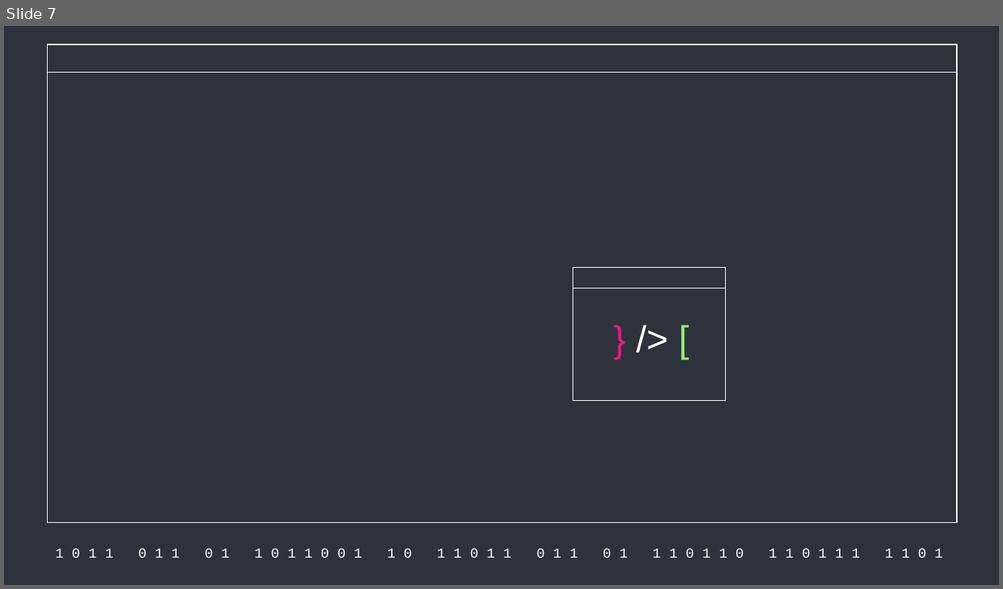
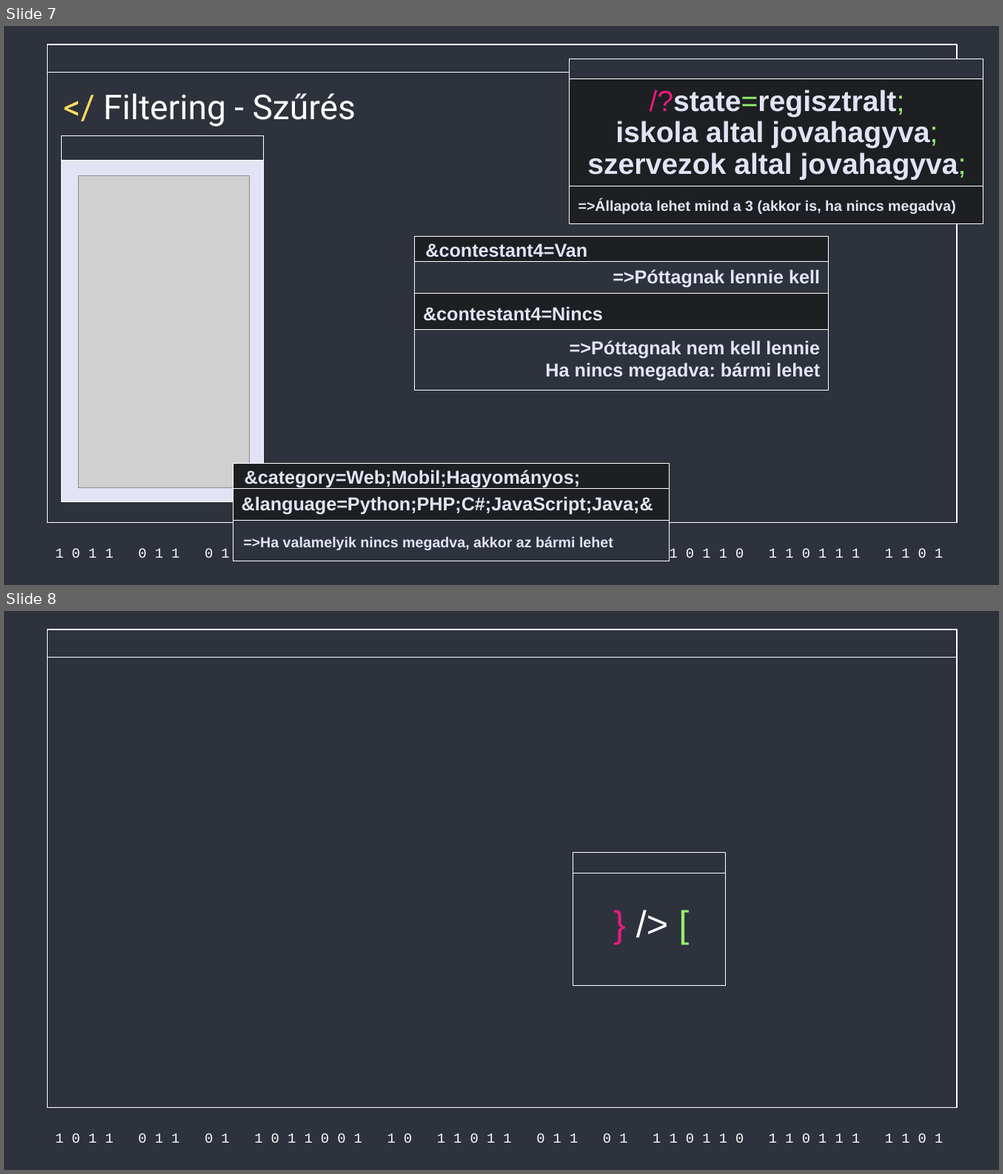
Before and after one commit to Acsilaa/dusza2024-25, a slide deck: Hell yeah ppt.pptx. Shown one above the other, each under a label of ours: slide 7 before the commit, slides 7 and 8 after it. The pictures are 1003x589 and 1003x1174 pixels, drawn with LibreOffice and Linux fonts; fonts in the diff are those of the drawing; grey boxes stand for pictures. Boxes give left, top, right and bottom in pixels: in the first picture for what was removed or moved away, otherwise in the second. Text is boxed around its words. In the diff, an @@ line names an element or a change of style, - is before the commit and + after.

```diff
--- a/Hell yeah ppt.pptx
+++ b/Hell yeah ppt.pptx
@@ slide 7 added at (4, 26, 999, 585), background #2D323C; not listed: 3 template elements that a slide beside it also shows @@
@@ text added at (103, 93, 356, 127), 33 pt, text #FFFFFF @@
+</ Filtering - Szűrés
@@ rectangle added at (62, 136, 264, 502), fill #E2E4F6, outline #FFFFFF 0.75 pt @@
@@ rectangle added at (62, 136, 264, 160), fill #2D323C, outline #FFFFFF 0.75 pt @@
@@ picture added at (78, 176, 250, 488) @@
@@ group added at (569, 59, 983, 224): 3 rectangles, 2 texts @@
+/?state=regisztralt;
+iskola altal jovahagyva;
+szervezok altal jovahagyva;
+=>Állapota lehet mind a 3 (akkor is, ha nincs megadva)
@@ group added at (415, 236, 828, 391): 4 rectangles, 4 texts @@
+=>Póttagnak lennie kell
+&contestant4=Nincs
+&contestant4=Van
+=>Póttagnak nem kell lennie
+Ha nincs megadva: bármi lehet
@@ group added at (233, 464, 669, 561): 3 rectangles, 3 texts @@
+&language=Python;PHP;C#;JavaScript;Java;&
+=>Ha valamelyik nincs megadva, akkor az bármi lehet
+&category=Web;Mobil;Hagyományos;
@@ what was slide 7 is now slide 8 @@
```
Also in this commit, not shown: 4 slides changed, 1 other file.
